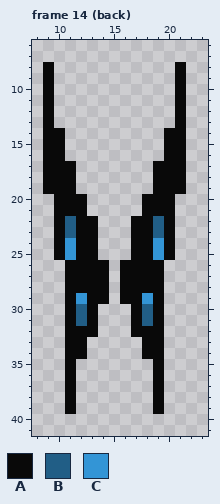
Edited in one commit: pixel-art file (Actor/PCC/female/pcc_mantle_fairy5.ase). Above, as it was before the edit.
32x48 pixels, 16 frames. Shown: frame 14 (back): x 8..23, y 6..41. The commit also changed other frames, which this record leaves out.
Visible layers, top first: "_base/_back/wing", "_base/wing".
Palette (. is transparent): A #090909  B #215e86  C #3395d6
Pixels before, frame 14 (back), first column x 9:
 8 A...........A
 9 A...........A
10 A...........A
11 A...........A
12 A...........A
13 A...........A
14 AA.........AA
15 AA.........AA
16 AA.........AA
17 AAA.......AAA
18 AAA.......AAA
19 AAA.......AAA
20 .AAA.....AAA.
21 .AAA.....AAA.
22 .ABAA...AABA.
23 .ABAA...AABA.
24 .ACAA...AACA.
25 .ACAA...AACA.
26 ..AAAA.AAAA..
27 ..AAAA.AAAA..
28 ..AAAA.AAAA..
29 ..ACAA.AACA..
30 ..ABA...ABA..
31 ..ABA...ABA..
32 ..AAA...AAA..
33 ..AA.....AA..
34 ..AA.....AA..
35 ..A.......A..
36 ..A.......A..
37 ..A.......A..
38 ..A.......A..
39 ..A.......A..
The result:
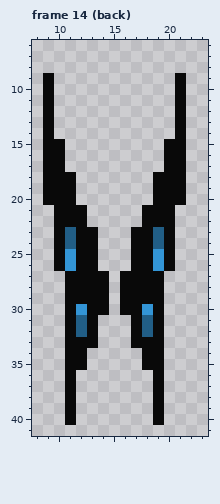
Changes in this commit:
{"where": "frame 14 (back), layer \"_base/_back/wing\""}
{"frame":14,"y":8,"x":9,"old":"A","new":"."}
{"frame":14,"y":8,"x":21,"old":"A","new":"."}
{"frame":14,"y":14,"x":10,"old":"A","new":"."}
{"frame":14,"y":14,"x":20,"old":"A","new":"."}
{"frame":14,"y":17,"x":11,"old":"A","new":"."}
{"frame":14,"y":17,"x":19,"old":"A","new":"."}
{"frame":14,"y":20,"x":9,"old":".","new":"A"}
{"frame":14,"y":20,"x":12,"old":"A","new":"."}
{"frame":14,"y":20,"x":18,"old":"A","new":"."}
{"frame":14,"y":20,"x":21,"old":".","new":"A"}
{"frame":14,"y":22,"x":11,"old":"B","new":"A"}
{"frame":14,"y":22,"x":13,"old":"A","new":"."}
{"frame":14,"y":22,"x":17,"old":"A","new":"."}
{"frame":14,"y":22,"x":19,"old":"B","new":"A"}
{"frame":14,"y":24,"x":11,"old":"C","new":"B"}
{"frame":14,"y":24,"x":19,"old":"C","new":"B"}
{"frame":14,"y":26,"x":10,"old":".A","new":"AC"}
{"frame":14,"y":26,"x":14,"old":"A","new":"."}
{"frame":14,"y":26,"x":16,"old":"A","new":"."}
{"frame":14,"y":26,"x":19,"old":"A.","new":"CA"}
{"frame":14,"y":29,"x":12,"old":"C","new":"A"}
{"frame":14,"y":29,"x":18,"old":"C","new":"A"}
{"frame":14,"y":30,"x":12,"old":"B","new":"C"}
{"frame":14,"y":30,"x":14,"old":".","new":"A"}
{"frame":14,"y":30,"x":16,"old":".","new":"A"}
{"frame":14,"y":30,"x":18,"old":"B","new":"C"}
{"frame":14,"y":32,"x":12,"old":"A","new":"B"}
{"frame":14,"y":32,"x":18,"old":"A","new":"B"}
{"frame":14,"y":33,"x":13,"old":".","new":"A"}
{"frame":14,"y":33,"x":17,"old":".","new":"A"}
{"frame":14,"y":35,"x":12,"old":".","new":"A"}
{"frame":14,"y":35,"x":18,"old":".","new":"A"}
{"frame":14,"y":40,"x":11,"old":".","new":"A"}
{"frame":14,"y":40,"x":19,"old":".","new":"A"}
{"label":"erased","picture_box":[43,62,54,73]}
{"label":"erased","picture_box":[175,62,186,73]}
{"label":"changed","picture_box":[43,128,186,370]}
{"label":"added","picture_box":[65,414,76,425]}
{"label":"added","picture_box":[153,414,164,425]}
